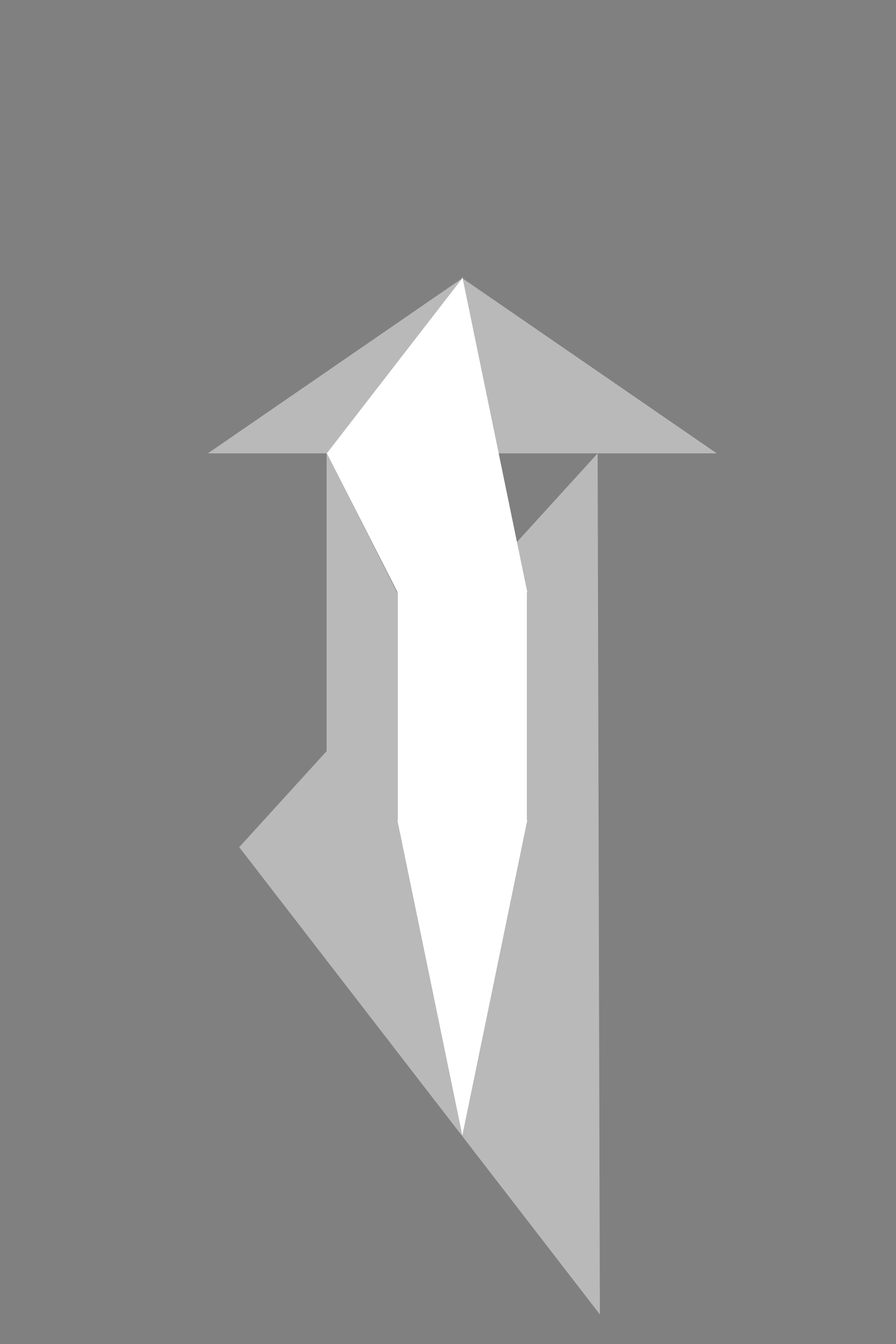
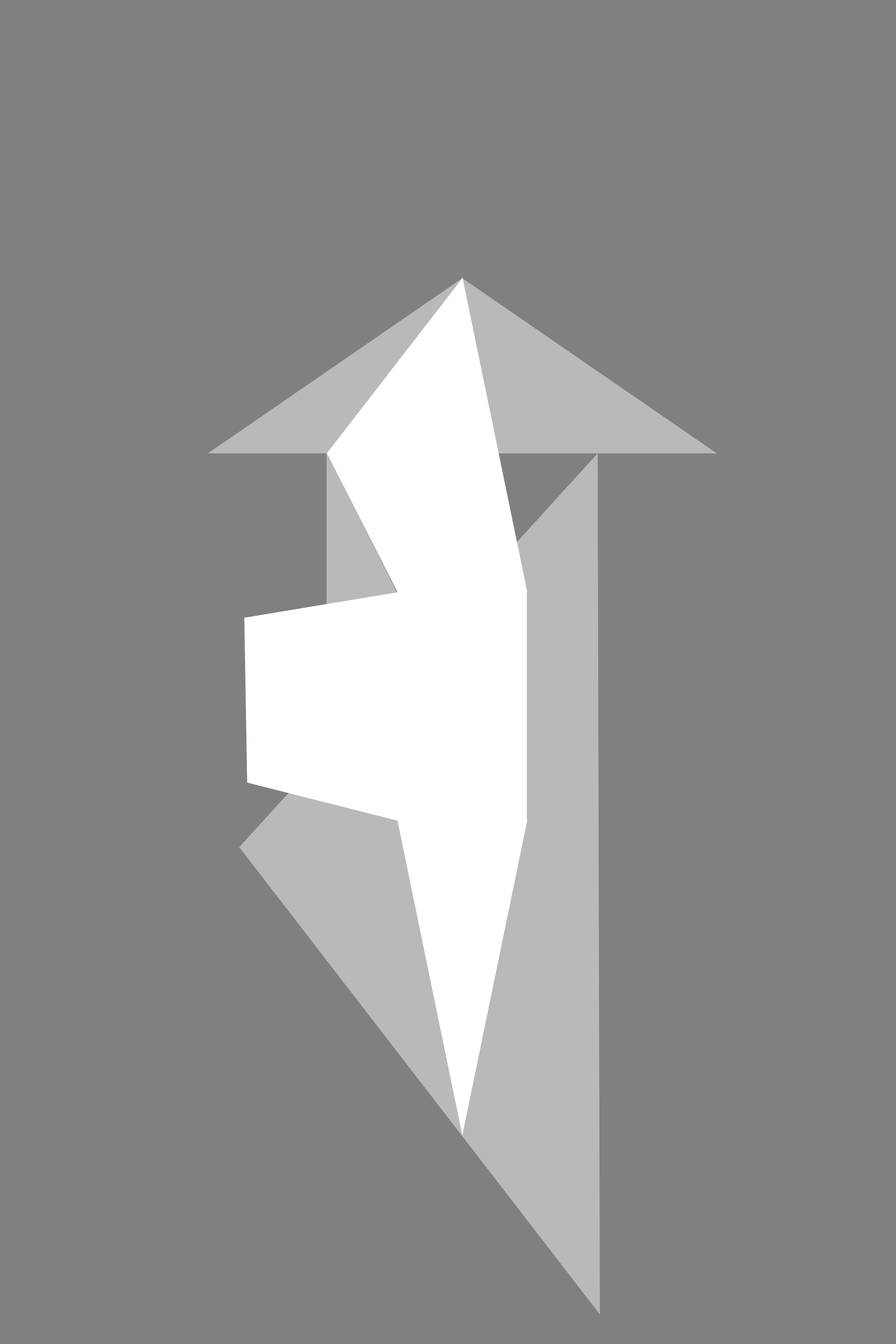
Layered file, before and after one edit (896×1344). Changes by layer:
added layer "rectangle" above "Main" over [244, 592, 398, 821]
